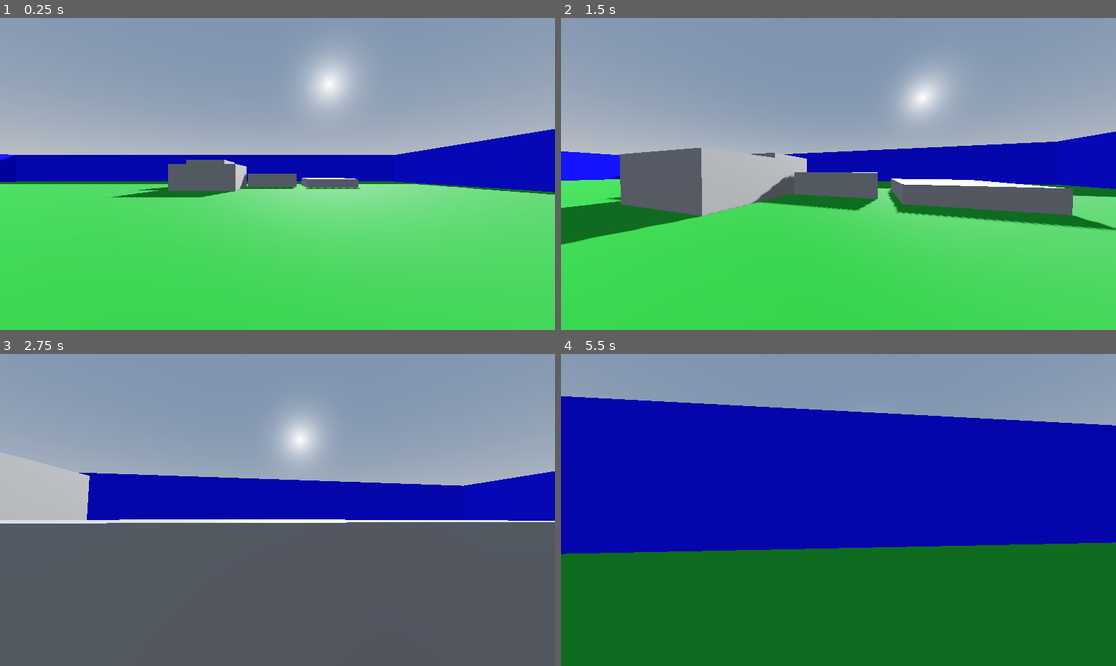
Above: before the commit, frames 1-4 (two rows, left to right).
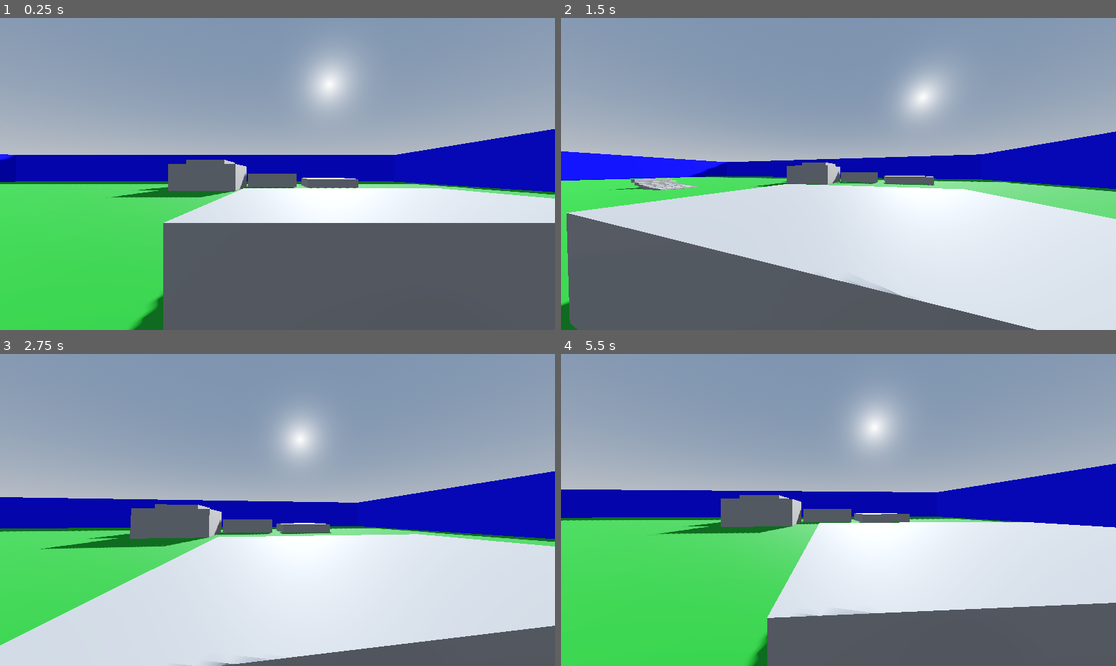
Above: after the commit, the same moments.

Repository: JuaaoA/FPS-test
Game: Godot game, scene res://Scenes/Levels/level0.tscn
Same seed, same stepped clock (60 frames per second), same inputs: the game is played once before the commit and once after it.
Inputs (mouse positions are in pixels of both pictures, inside the frame that each line leads up to):
- Up to frame 1 (0.25 s): no input
- Up to frame 2 (1.5 s): move the mouse to (866, 174) at 0.52 s; hold W (forward) from 0.53 s (still down); tap Shift (dash) at 0.6, 1.35 s; move the mouse to (810, 174) at 1.27 s
- Up to frame 3 (2.75 s): keep holding W (forward); move the mouse to (288, 503) at 2.02 s; tap Shift (dash) at 2.1 s
- Up to frame 4 (5.5 s): keep holding W (forward); move the mouse to (832, 516) at 2.77 s; tap Shift (dash) every 0.75 s from 2.85 to 5.1 s; move the mouse to (877, 513) at 3.52 s; move the mouse to (794, 506) at 4.27 s; move the mouse to (844, 510) at 5.02 s

The runs differ from the first frame. In frame 1, 31% of the frame differs, in the area x 23-100%, y 54-100%; in frame 2, 50%; in frame 3, 48%; in frame 4, 73%, in the area x 0-100%, y 13-100%.

Commit message:
atualizando o raycast do sistema de parkour 1

Diff:
--- a/Scenes/Levels/level0.tscn
+++ b/Scenes/Levels/level0.tscn
@@ -45,6 +45,11 @@
 
 [node name="Vaultable2" type="CSGBox3D" parent="Enviroment" groups=["obstacle"]]
 transform = Transform3D(5.18376, 0, 0, 0, 1.18301, 0, 0, 0, 3.56024, -6.81487, 0.225174, 21.5916)
+use_collision = true
+size = Vector3(1, 1, 0.980591)
+
+[node name="Vaultable3" type="CSGBox3D" parent="Enviroment" groups=["obstacle"]]
+transform = Transform3D(5.18376, 0, 0, 0, 1.18301, 0, 0, 0, 3.56024, 4.78423, 0.225174, 14.4955)
 use_collision = true
 size = Vector3(1, 1, 0.980591)
 
@@ -166,14 +171,15 @@
 [node name="PlayerCamera" type="Camera3D" parent="Player/PlayerHead"]
 fov = 90.0
 
-[node name="PlayerTriggers" type="Node3D" parent="Player"]
+[node name="PlayerTriggers" type="Node3D" parent="Player/PlayerHead"]
+transform = Transform3D(1, 0, 0, 0, 1, 0, 0, 0, 1, 0, -1.62789, 0)
 
-[node name="VaultRaycast" type="RayCast3D" parent="Player/PlayerTriggers"]
+[node name="VaultRaycast" type="RayCast3D" parent="Player/PlayerHead/PlayerTriggers"]
 transform = Transform3D(-4.37114e-08, 0, 1, 0, 1, 0, -1, 0, -4.37114e-08, -0.00850058, 0.569008, 0.00558662)
 target_position = Vector3(1.75, 0, 0)
 script = ExtResource("2_k05vs")
 
-[node name="ClimbRaycast" type="RayCast3D" parent="Player/PlayerTriggers"]
+[node name="ClimbRaycast" type="RayCast3D" parent="Player/PlayerHead/PlayerTriggers"]
 transform = Transform3D(-4.37114e-08, 0, 1, 0, 1, 0, -1, 0, -4.37114e-08, 0, 1.37285, 0)
 target_position = Vector3(1.805, 0, 0)
 script = ExtResource("3_o6la8")
--- a/Scripts/Player/ParkourSystem/Raycasts/ClimbRaycast.gd
+++ b/Scripts/Player/ParkourSystem/Raycasts/ClimbRaycast.gd
@@ -8,4 +8,6 @@
 
 # Called every frame. 'delta' is the elapsed time since the previous frame.
 func _process(delta):
+	if (is_colliding()):
+		print("CLIMB COLLIDE")
 	pass
--- a/Scripts/Player/ParkourSystem/Raycasts/VaultRaycast.gd
+++ b/Scripts/Player/ParkourSystem/Raycasts/VaultRaycast.gd
@@ -8,4 +8,5 @@
 
 # Called every frame. 'delta' is the elapsed time since the previous frame.
 func _process(delta):
-	pass
+	if is_colliding():
+		print("VAULT COLLIDE")
